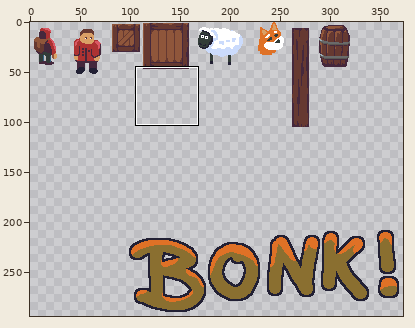
File history of a pixel-art file, angry-bonk/sprites/sprites.aseprite. Above, an overview of the earlier version with the close-up marked.
Close-up. Before:
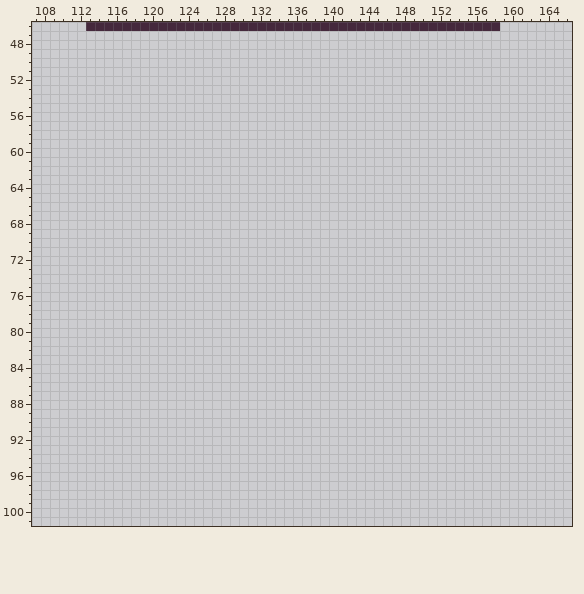
512x512 pixels, 1 frame. Shown: x 107..166, y 46..101. The wide view leaves out empty margins. The commit also changed other parts of the picture, which this record leaves out.
The same view after the edit:
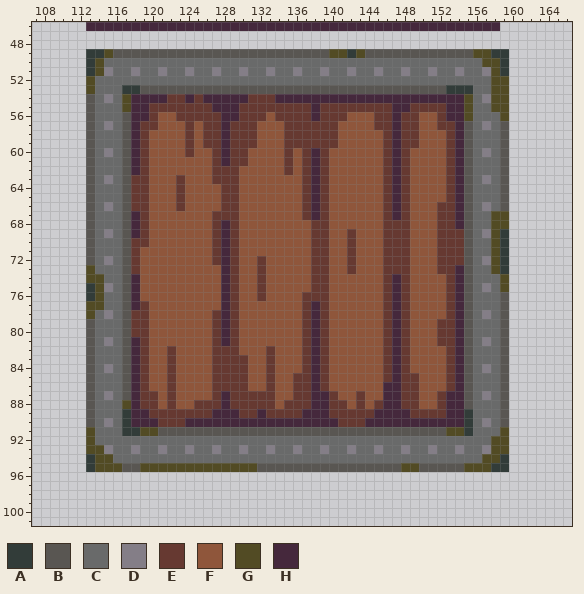
Palette (. is transparent): A #323c39  B #595652  C #696a6a  D #847e87  E #663931  F #8f563b  G #524b24  H #45283c
The edit:
Layer "Layer 3":
y 49: x 113..159 ............................................... -> AAGBBBBBBBBBBBBBBBBBBBBBBBBGGAGBBBBBBBBBBBBGGAA
y 50: x 113..159 ............................................... -> AGCCCCCCCCCCCCCCCCCCCCCCCCCCCCCCCCCCCCCCCCCCGGA
y 51: x 113..159 ............................................... -> AGDCCDCCDCCDCCDCCDCCDCCDCCDCCDCCDCCDCCDCCDCCDGA
y 52: x 113..159 ............................................... -> GCCCCCCCCCCCCCCCCCCCCCCCCCCCCCCCCCCCCCCCCCCCCGG
y 53: x 113..159 ............................................... -> GCCCAABBBBBBBBBBBBBBBBBBBBBBBBBBBBBBBBBBAAACCGG
y 54: x 113..159 ............................................... -> BCDCGHHHHEEHEHHHHHEEEHHHHHHHHHHHHHHHHHHHHHGCDGG
y 55: x 113..159 ............................................... -> BCCCGHHEEEEEEEHHHEEEEEEEEHEEEEEEEEHHEEEEHHGCCGG
y 56: x 113..159 ............................................... -> BCCCBHHEFFEEEEEHHEEEFEEEEHEEEFFFEEHEEFFEHHGCCCG
y 57: x 113..159 ............................................... -> BCDCBHEEFFFEFEEHEEEFFFEEEEEEFFFFEEHEEFFEEHBCDCB
y 58..59: x 113..159 ............................................... -> BCCCBHEFFFFEFEEHEEEFFFEEEEEEFFFFFEHEEFFFEHBCCCB
y 60: x 113..159 ............................................... -> BCDCBHEFFFFEFFEHEEFFFFEFEHEFFFFFFEHEFFFFEHBCDCB
y 61: x 113..159 ............................................... -> BCCCBHEFFFFFFFEHEEFFFFEFEHEFFFFFFEHEFFFFEHBCCCB
y 62: x 113..159 ............................................... -> BCCCBHEFFFFFFFEEEFFFFFEFEHEFFFFFFEHEFFFFEHBCCCB
y 63: x 113..159 ............................................... -> BCDCBEEFFFEFFFEEEFFFFFFFEHEFFFFFFEHEFFFFEHBCDCB
y 64..65: x 113..159 ............................................... -> BCCCBEEFFFEFFFFEEFFFFFFFEHEFFFFFFEHEFFFFEHBCCCB
y 66: x 113..159 ............................................... -> BCDCBEEFFFEFFFFEEFFFFFFFEHEFFFFFFEHEFFFEEHBCDCB
y 67: x 113..159 ............................................... -> BCCCBHEFFFFFFFEEEFFFFFFFEHEFFFFFFEHEFFFEEHBCCGG
y 68: x 113..159 ............................................... -> BCCCBHEFFFFFFFEHEFFFFFFFFEEFFFFFFEEEFFFEEHBCCGG
y 69: x 113..159 ............................................... -> BCDCBHEFFFFFFFEHEFFFFFFFFEEFFEFFFEEEFFFEEEBCDGA
y 70: x 113..159 ............................................... -> BCCCBEEFFFFFFFEHEFFFFFFFFEEFFEFFFEEEFFFEEEBCCGA
y 71: x 113..159 ............................................... -> BCCCBEFFFFFFFFEHEFFFFFFFFEEFFEFFFEEEFFFEEEBCCGA
y 72: x 113..159 ............................................... -> BCDCBEFFFFFFFFEHEFFEFFFFFEEFFEFFFEEEFFFEEEBCDGA
y 73: x 113..159 ............................................... -> GCCCBEFFFFFFFFFHEFFEFFFFFEEFFEFFFEEEFFFEEHBCCGA
y 74: x 113..159 ............................................... -> GGCCBHFFFFFFFFFHEFFEFFFFFEEFFFFFFEHEFFFFEHBCCCG
y 75: x 113..159 ............................................... -> AGDCBHFFFFFFFFFHEFFEFFFFFEEFFFFFFEHEFFFFEHBCDCG
y 76: x 113..159 ............................................... -> AGCCBHFFFFFFFFFHEFFEFFFFEEEFFFFFFEHEFFFFEHBCCCB
y 77: x 113..159 ............................................... -> GGCCBHEFFFFFFFFHEFFFFFFFEHEFFFFFFEHEFFFFEHBCCCB
y 78: x 113..159 ............................................... -> GCDCBEEFFFFFFFEHEFFFFFFFEHEFFFFFFEHEFFFFEHBCDCB
y 79..80: x 113..159 ............................................... -> BCCCBEEFFFFFFFEHEFFFFFFFEHEFFFFFFEHEFFFEEHBCCCB
y 81: x 113..159 ............................................... -> BCDCBHEFFFFFFFEHEFFFFFFFEHEFFFFFFEHEFFFEEHBCDCB
y 82: x 113..159 ............................................... -> BCCCBHEFFEFFFFEEEFFFEFFFEHEFFFFFFEHEFFFFEHBCCCB
y 83: x 113..159 ............................................... -> BCCCBHEFFEFFFFEEEEFFEFFFEHEFFFFFFEHEFFFFEHBCCCB
y 84: x 113..159 ............................................... -> BCDCBHEFFEFFFFEEEEFFEFFFEHEFFFFFFEHEFFFFEHBCDCB
y 85: x 113..159 ............................................... -> BCCCBHEFFEFFFFEEEEFFEFFEEHEFFFFFFEHEEFFFEHBCCCB
y 86: x 113..159 ............................................... -> BCCCBHEFFEFFFFEEEEFFEFFEEHEFFFFFFHHEEFFFEHBCCCB
y 87: x 113..159 ............................................... -> BCDCBHEEFEFFFFEHEEEEEFFEEHHEFFEFFHHEEFFEHHBCDCB
y 88: x 113..159 ............................................... -> BCCCGHEEFEFFEEEHEEEEEFEEEHHEEFEFEHHEEFFEHHBCCCB
y 89: x 113..159 ............................................... -> BCCCAHHEEEEEEEHHHEEHEEEEHHHEEEEEHHHHEEEEHHACCCB
y 90: x 113..159 ............................................... -> BCDCAHHHEEEHHHHHHHHHHHHHHHHHEEEHHHHHHHHHHHACDCB
y 91: x 113..159 ............................................... -> GCCCAAGGBBBBBBBBBBBBBBBBBBBBBBBBBBBBBBBBGGACCCG
y 92: x 113..159 ............................................... -> GCCCCCCCCCCCCCCCCCCCCCCCCCCCCCCCCCCCCCCCCCCCCGG
y 93: x 113..159 ............................................... -> GGDCCDCCDCCDCCDCCDCCDCCDCCDCCDCCDCCDCCDCCDCCDGG
y 94: x 113..159 ............................................... -> AGGCCCCCCCCCCCCCCCCCCCCCCCCCCCCCCCCCCCCCCCCCGGA
y 95: x 113..159 ............................................... -> AGGGBBGGGGGGGGGGGGGBBBBBBBBBBBBBBBBGGBBBBBGGGAA
Changed places in both close-ups, as pixel boxes (x1, y1, x2, y2):
added: (86, 49, 509, 472)
